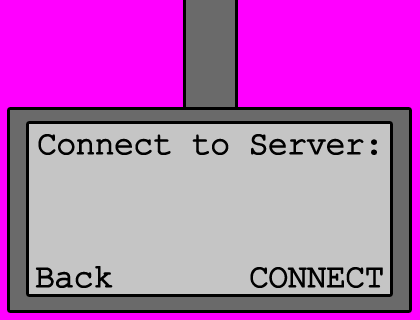
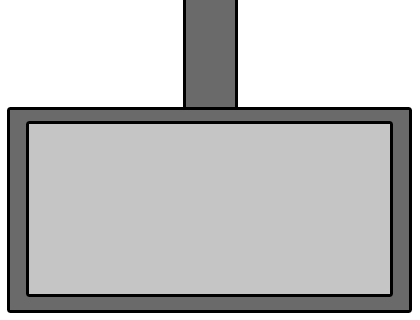
Comparing the layer stacks of the two 420 × 320 images. Changes:
hid "CONNECT" over 250, 267, 383, 288
hid "Back" over 35, 266, 113, 288
hid "Connect to Server:" over 38, 134, 377, 155
hid "Color Fill 1" over 0, 0, 420, 320
